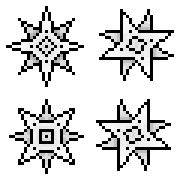
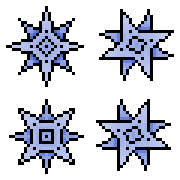
Layer changes from the first (180, 180) image to the second:
added group "Layer Group" with 4 layers above "New Layer #4" over [12, 12, 168, 168]
added layer "New Layer #3" in group "Layer Group" over [12, 12, 78, 81]
added layer "New Layer #5" in group "Layer Group" over [105, 15, 168, 75]
added layer "Pasted Layer copy" in group "Layer Group" over [15, 105, 78, 168]
added layer "New Layer #6" in group "Layer Group" over [102, 105, 165, 165]
